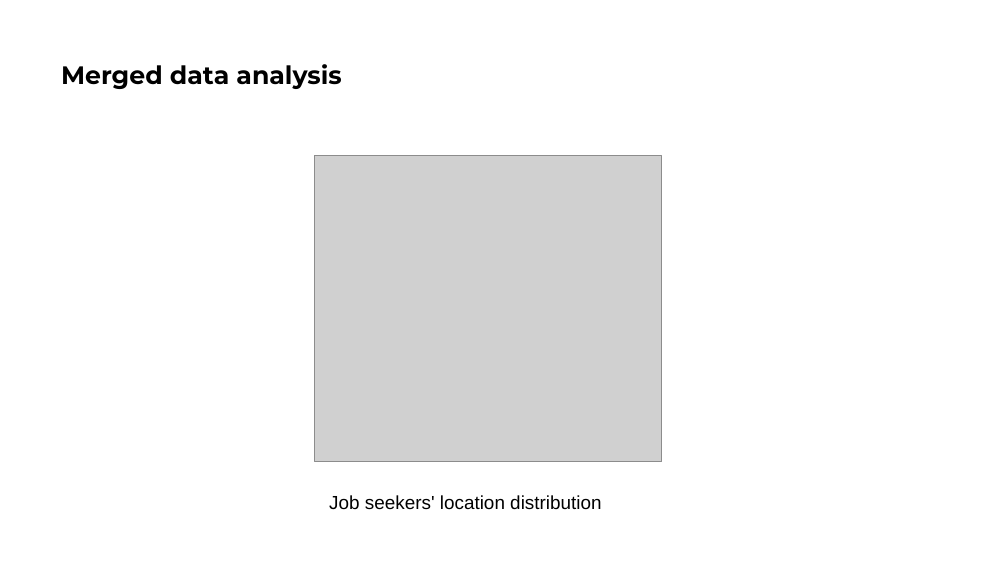
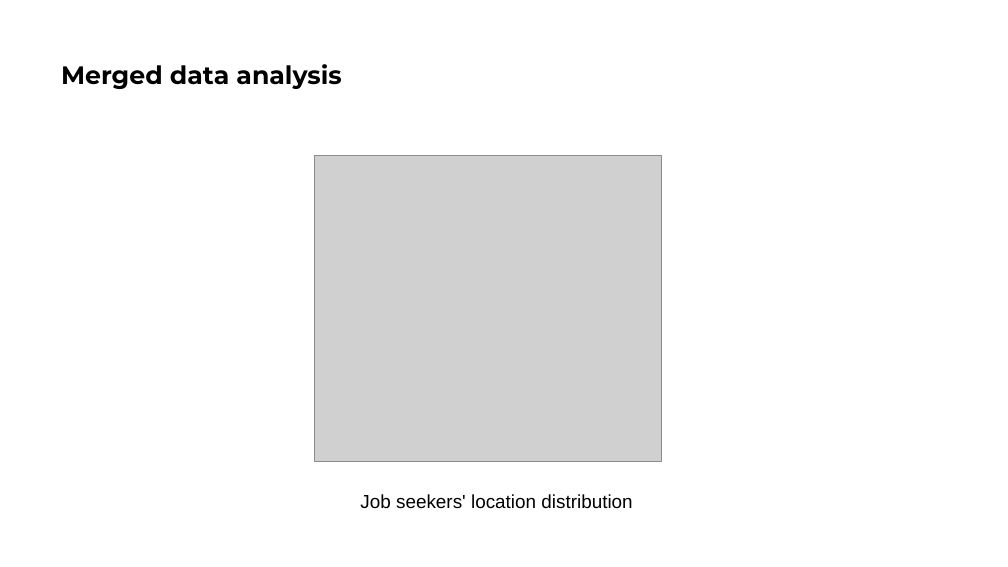
Before and after one commit to CyberPlayerOne/ip-dual-encoder-interest-network, a slide deck: slide 14 of slides/Presentation1.pptx. Drawn at 1008x567 pixels with LibreOffice and Linux fonts; fonts in the diff are those of the drawing; grey boxes stand for pictures. Boxes give left, top, right and bottom in pixels: in the first picture for what was removed or moved away, otherwise in the second. Text is boxed around its words. In the diff, an @@ line names an element or a change of style, - is before the commit and + after.

```diff
--- a/slides/Presentation1.pptx
+++ b/slides/Presentation1.pptx
@@ text "Job seekers' location distribution": place and size @@
-text "Job seekers' location distribution" at (329, 495, 601, 510)
+text "Job seekers' location distribution" at (360, 494, 632, 509)
```
Also in this commit, not shown: 14 other slides changed.
